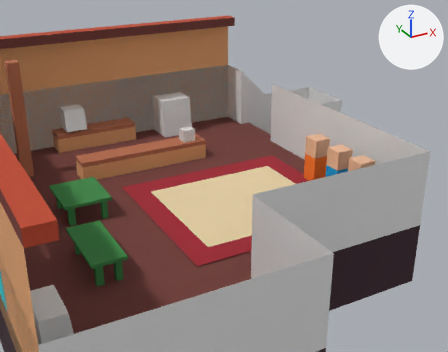
One commit to the glTF model godot_project/assets/3D/honest_jam.glb: the scene before it, then after it.
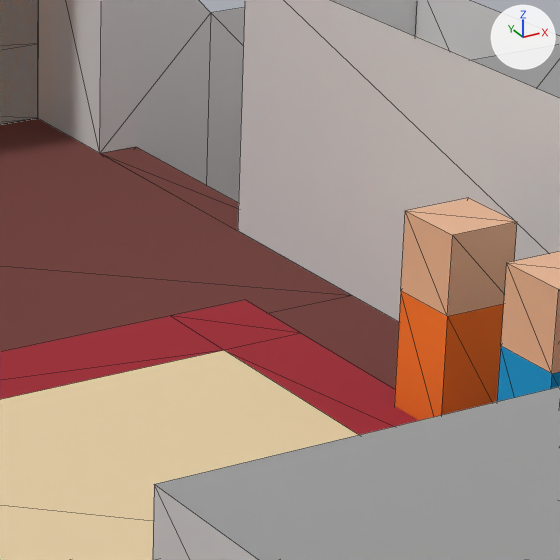
The first picture shows the older version from a 50 mm lens placed at (-3.2, -59.44, 22.38), pointed at (22.47, -12.77, -0.96). The close-ups show both versions on the part from 49% to 76% of the width and 26% to 60% of the height of that picture. Lighting does not change. The marker at upper right points along +X, +Y and +Z. The close-ups show mesh edges as thin lines.

Names of what the first close-up shows: 'Basement', 'Carpet', 'Customer_0', 'Floor', 'InvisibleWall', 'Player', 'Walls'.
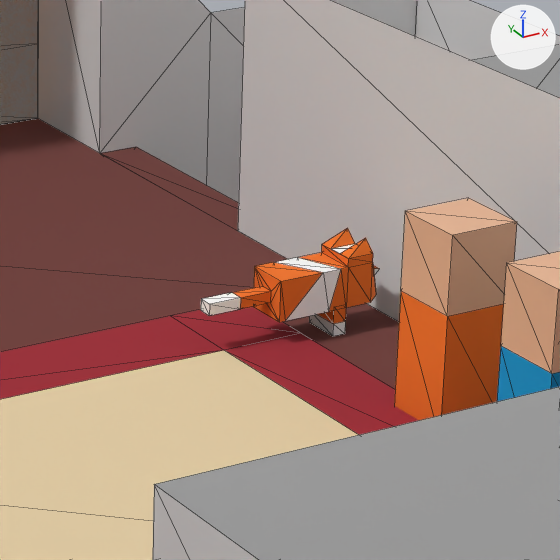
Pixel boxes (x1, y1, x2, y2) of what changed, in the close-ups (560 x 560 px):
'CatBody', added: after (201, 228, 379, 322)
'CatLegs', added: after (309, 308, 346, 336)

The change, as a diff of the scene's bpy script:
```diff
--- a/godot_project/assets/3D/honest_jam.glb.py
+++ b/godot_project/assets/3D/honest_jam.glb.py
@@ me_cube_018 @@
+me_cube_018.from_pydata(...)  # 12 vertices, 20 faces; spans x -0.145..0.145, y -0.42..0.42, z -0.532..0.101
+me_cube_018.materials.append(mat_palette)  # picture img_endesga_32_1x
@@ me_cube_008 @@
+me_cube_008.from_pydata(...)  # 49 vertices, 94 faces; spans x -2.44..1.58, y -0.47..0.47, z 0.49..1.84
+me_cube_008.materials.append(mat_palette)  # picture img_endesga_32_1x
@@ ob_catlegs @@
+ob_catlegs = bpy.data.objects.new('CatLegs', me_cube_018)
+ob_catlegs.location = (28.51, -14.64, 0.55)
@@ ob_catbody @@
+ob_catbody = bpy.data.objects.new('CatBody', me_cube_008)
+ob_catbody.location = (28.04, -14.62, 0.11)
```
